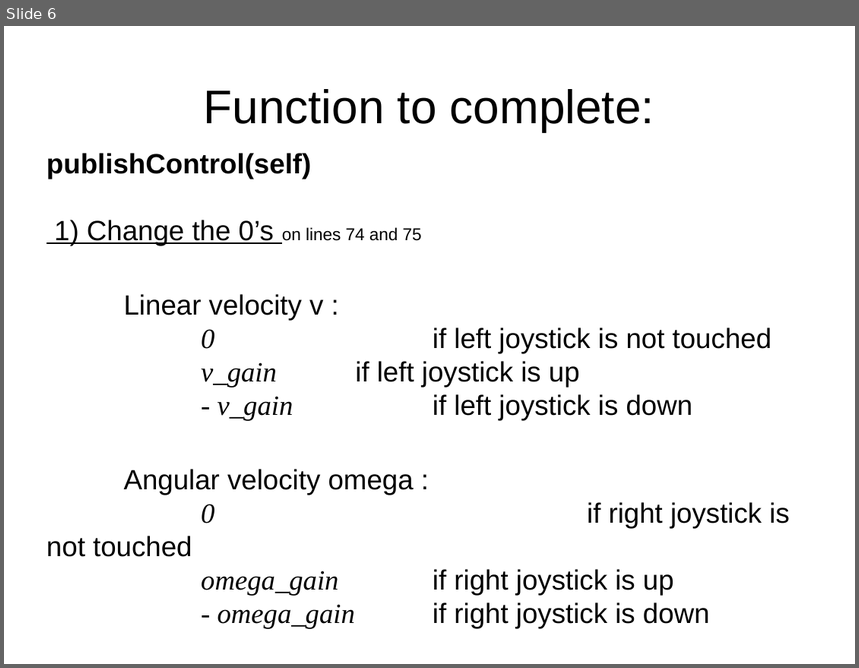
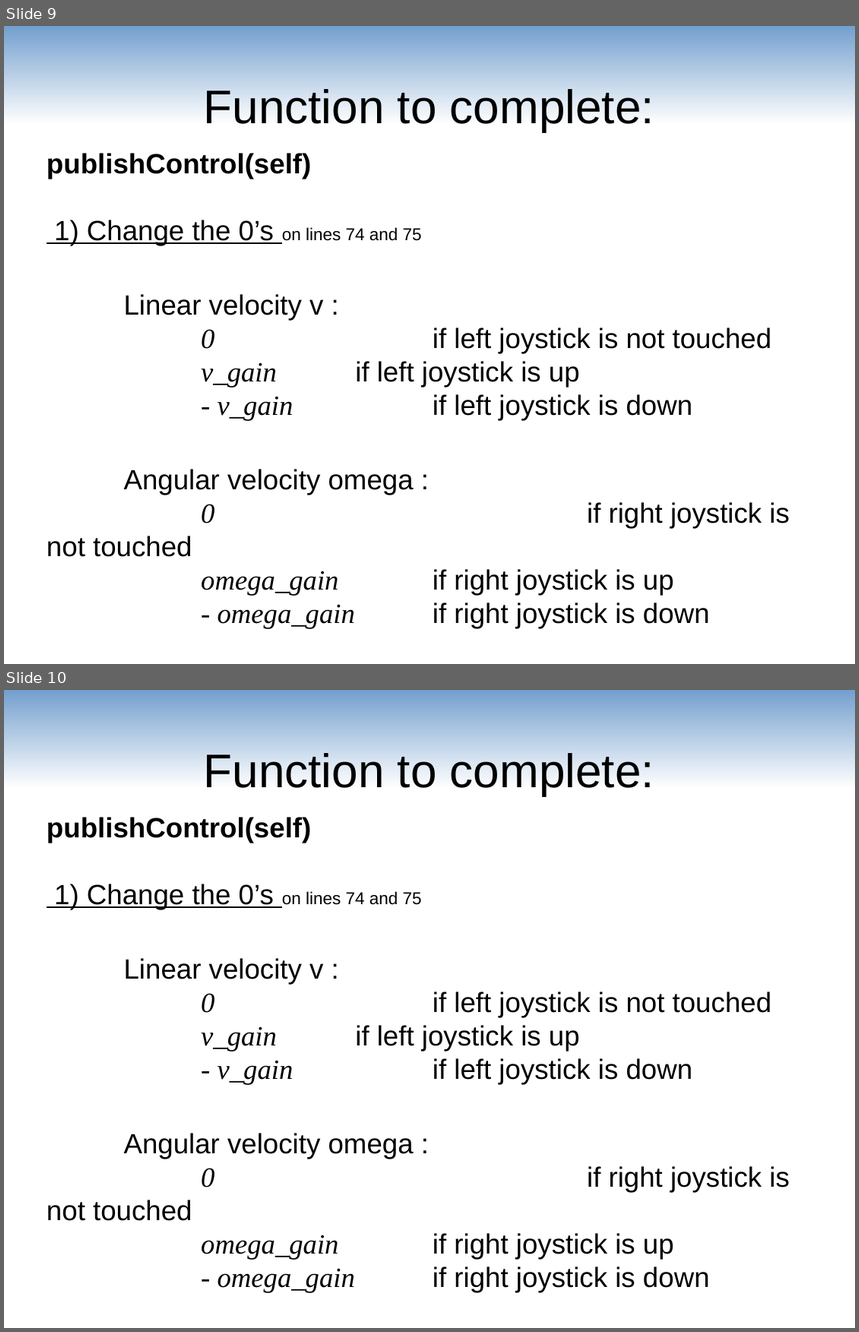
Before and after one commit to maivincent/MISE_presentations, a slide deck: step1_joystick_drive.odp. Shown one above the other, each under a label of ours: slide 6 before the commit, slides 9 and 10 after it. The pictures are 859x668 and 859x1332 pixels, drawn with LibreOffice and Linux fonts; fonts in the diff are those of the drawing. Boxes give left, top, right and bottom in pixels: in the first picture for what was removed or moved away, otherwise in the second. Text is boxed around its words. In the diff, an @@ line names an element or a change of style, - is before the commit and + after.

```diff
--- a/step1_joystick_drive.odp
+++ b/step1_joystick_drive.odp
@@ slide 10 added at (x1=4, y1=690, x2=855, y2=1328), background #FFFFFF @@
@@ rectangle added at (x1=4, y1=690, x2=855, y2=787), fill gradient #729FCF @@
@@ title added at (x1=204, y1=753, x2=655, y2=796), 44 pt, text #000000 @@
+Function to complete:
@@ subtitle added at (x1=47, y1=817, x2=789, y2=1293), 26 pt, text #000000 @@
+publishControl(self)
+1) Change the 0’s on lines 74 and 75
+Linear velocity v :
+0 if left joystick is not touched
+v_gain if left joystick is up
+- v_gain if left joystick is down
+Angular velocity omega :
+0 if right joystick is not touched
+omega_gain if right joystick is up
+- omega_gain if right joystick is down
@@ what was slide 6 is now slide 9 @@
@@ slide 9 changed as well @@
@@ rectangle added at (x1=4, y1=26, x2=855, y2=123), fill gradient #729FCF @@
```
Also in this commit, not shown: 12 other slides changed, 4 other slides added.
